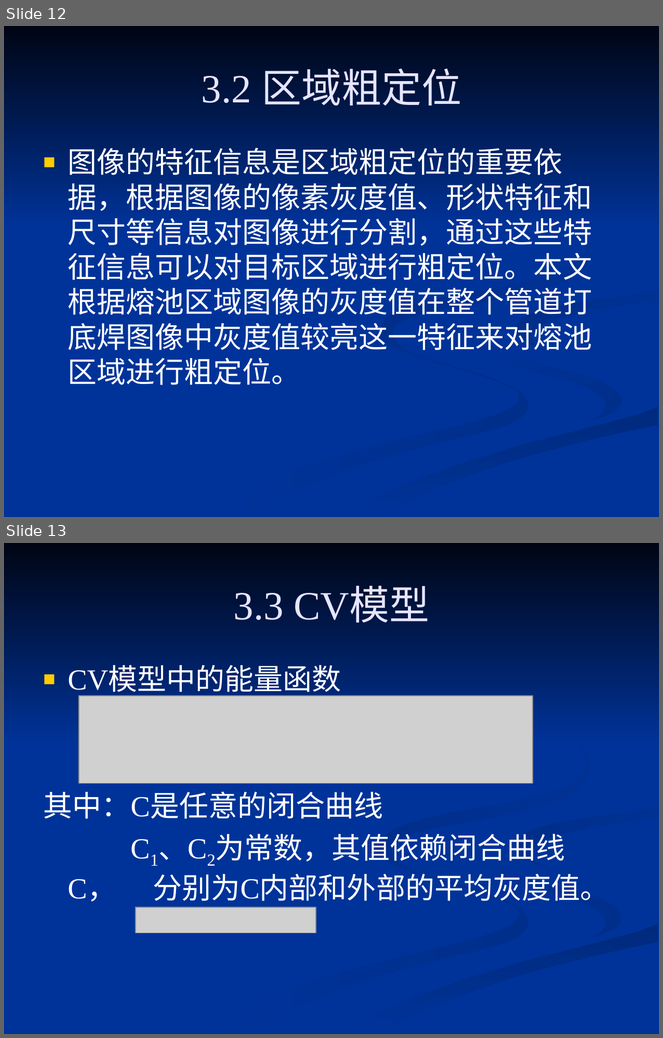
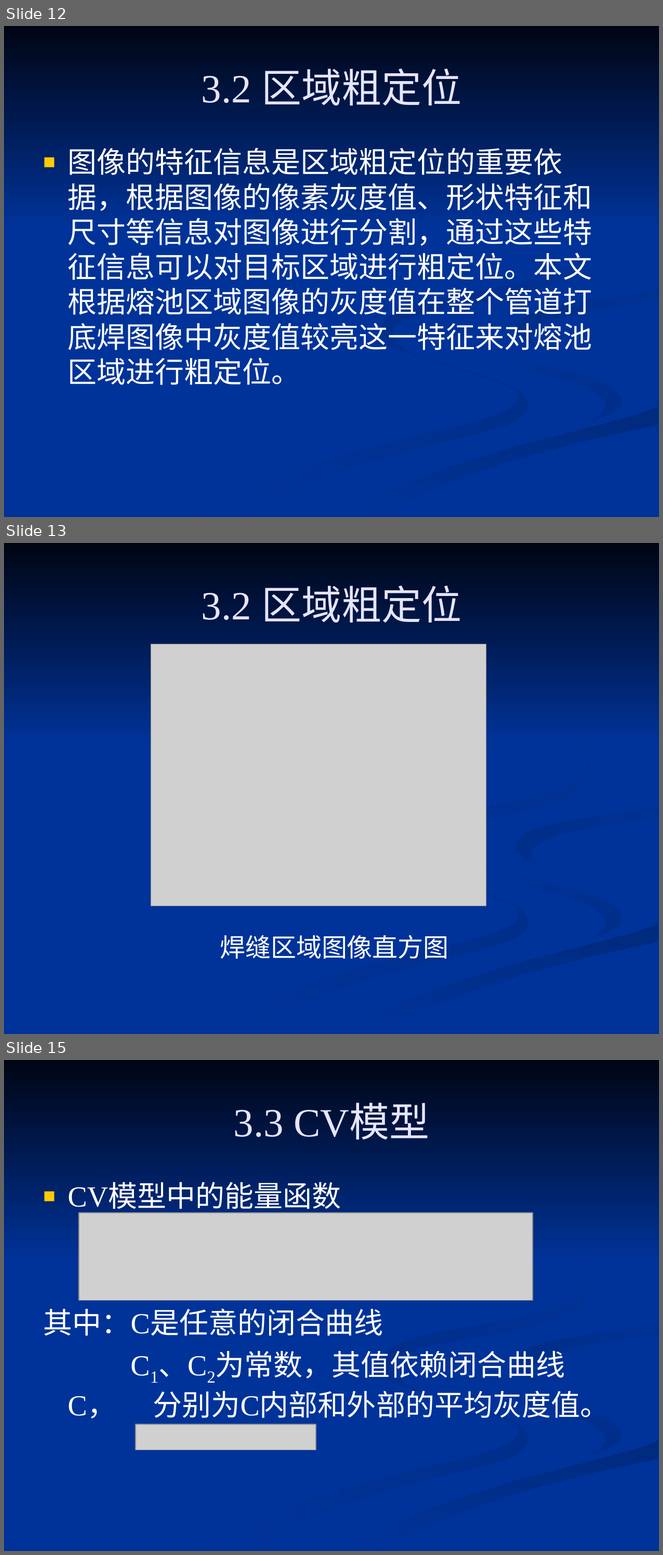
Before and after one commit to 61--/weiyanmin, a slide deck: 工程硕士/基于被动光的管道打底MIG焊焊缝图像处理算法的研究.ppt. Shown one above the other, each under a label of ours: slides 12 and 13 before the commit, slides 12, 13 and 15 after it; the slides between them are not shown. The pictures are 663x1038 and 663x1555 pixels, drawn with LibreOffice and Linux fonts; fonts in the diff are those of the drawing; grey boxes stand for pictures. Boxes give left, top, right and bottom in pixels: in the first picture for what was removed or moved away, otherwise in the second. Text is boxed around its words. In the diff, an @@ line names an element or a change of style, - is before the commit and + after.

```diff
--- a/工程硕士/基于被动光的管道打底MIG焊焊缝图像处理算法的研究.ppt
+++ b/工程硕士/基于被动光的管道打底MIG焊焊缝图像处理算法的研究.ppt
@@ slide 13 added at <box>4,543,659,1034</box>, background #003399; not listed: 7 template elements that a slide beside it also shows @@
@@ title added at <box>202,586,462,623</box>, 44 pt, text #E5E5FF @@
+3.2 区域粗定位
@@ picture added at <box>151,644,486,906</box> @@
@@ text added at <box>220,935,449,959</box>, 28 pt, text #FFFFFF @@
+焊缝区域图像直方图
@@ what was slide 13 is now slide 15 @@
```
Also in this commit, not shown: 2 slides changed, 4 other slides added.
